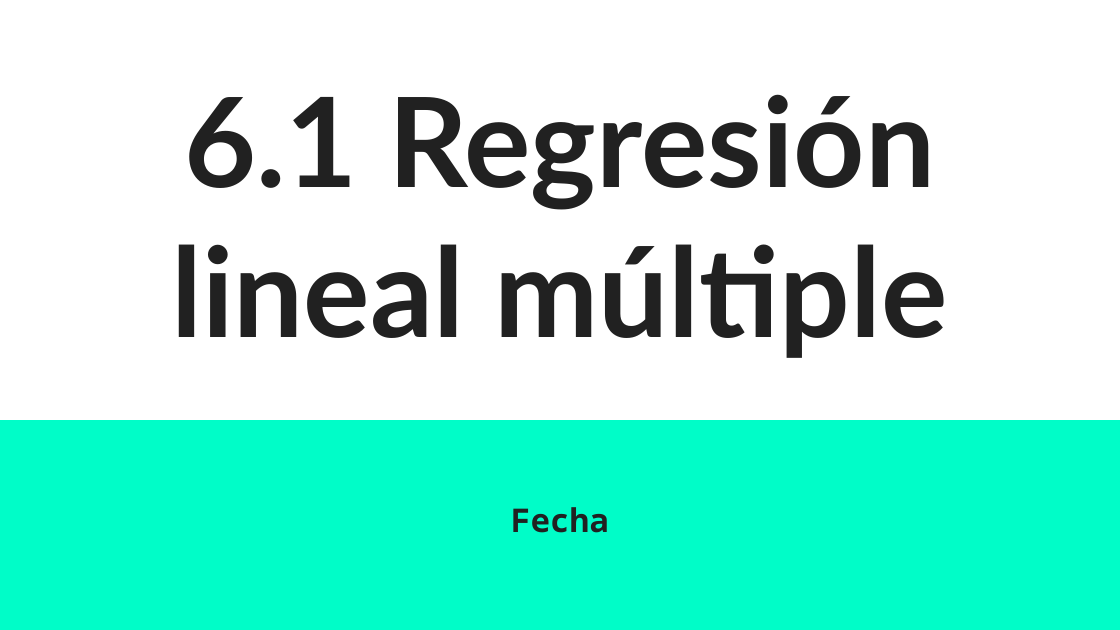
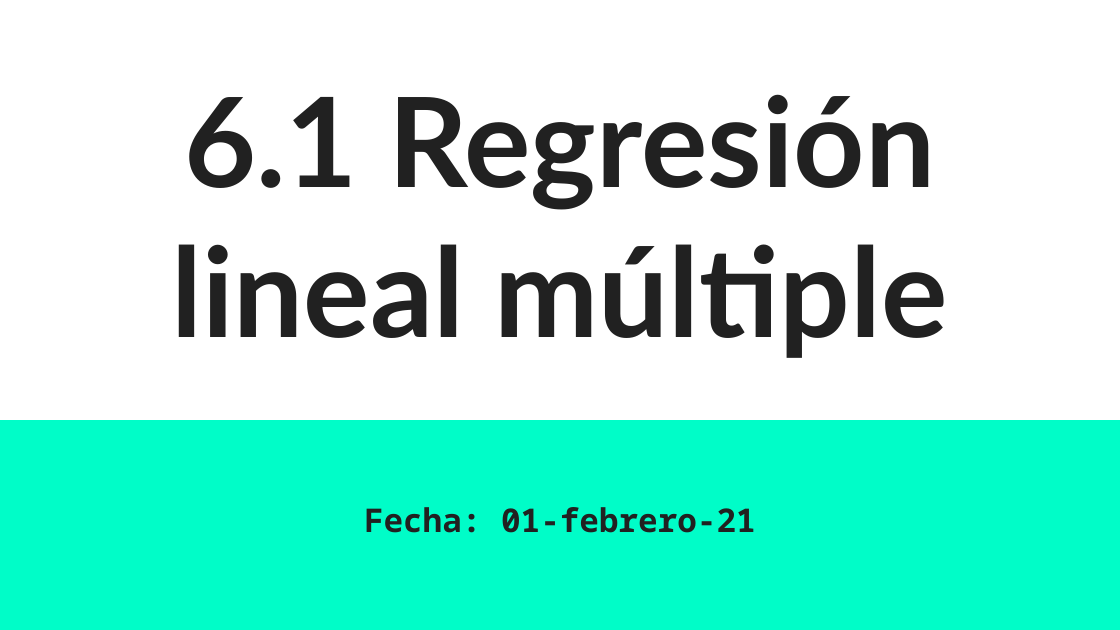
Before and after one commit to sainosmichelle/sainosmichelle.github.io, a slide deck: slide 1 of assets/files/Tema6/reg_lin/6.1 Regresion.pptx. Drawn at 1120x630 pixels with LibreOffice and Linux fonts; fonts in the diff are those of the drawing. Boxes give left, top, right and bottom in pixels: in the first picture for what was removed or moved away, otherwise in the second. Text is boxed around its words. In the diff, an @@ line names an element or a change of style, - is before the commit and + after.

```diff
--- a/assets/files/Tema6/reg_lin/6.1 Regresion.pptx
+++ b/assets/files/Tema6/reg_lin/6.1 Regresion.pptx
@@ subtitle at (x1=364, y1=507, x2=756, y2=533): text changed @@
-Fecha
+Fecha: 01-febrero-21
```
Also in this commit, not shown: 1 other slide changed, 3 slides added, 2 slides removed, 8 other files.
